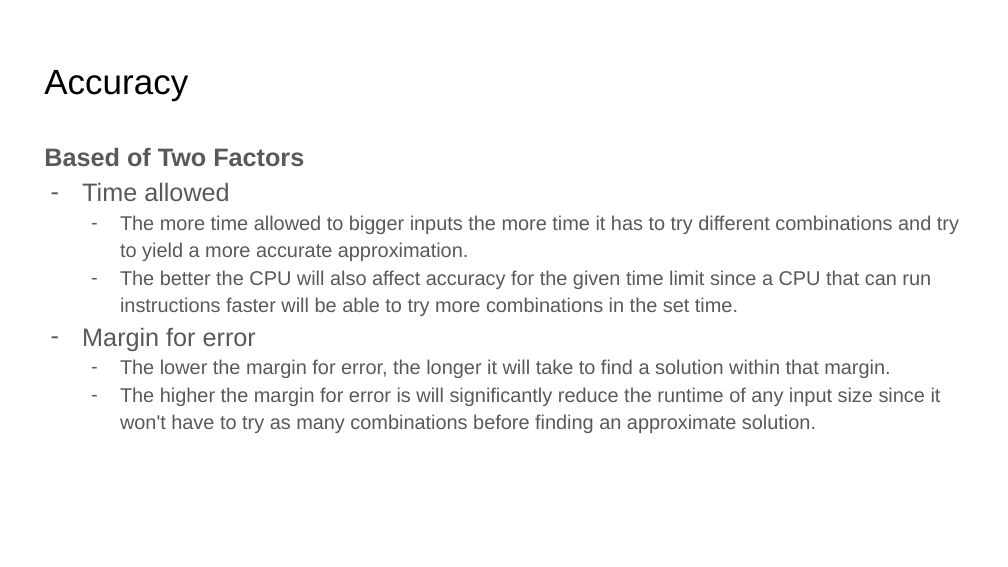
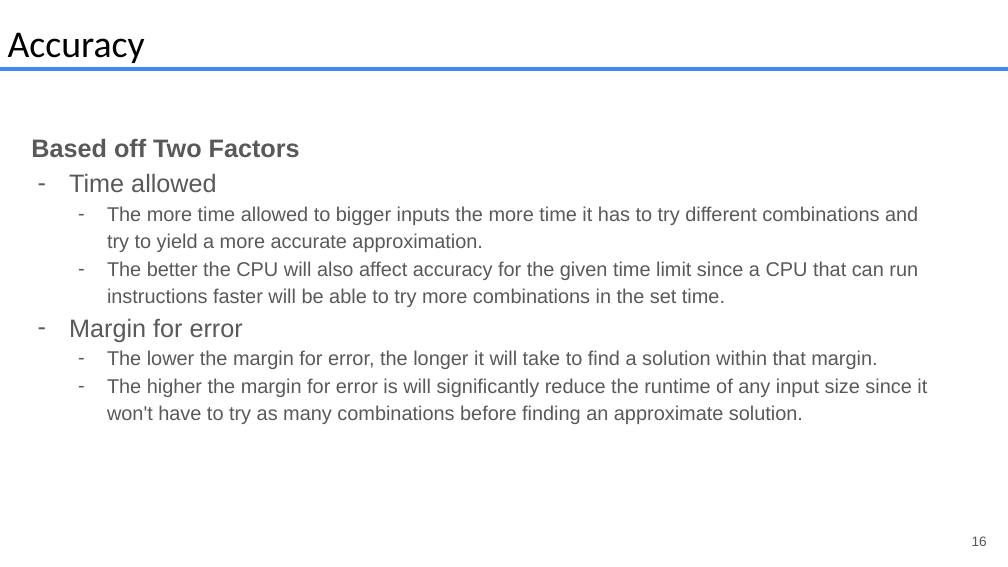
Before and after one commit to JustinMatthewNewman/cs412_FinalProject, a slide deck: slide 16 of presentations/cs412_Final.pptx (slide 17 before the commit). Drawn at 1008x567 pixels with LibreOffice and Linux fonts; fonts in the diff are those of the drawing. Boxes give left, top, right and bottom in pixels: in the first picture for what was removed or moved away, otherwise in the second. Text is boxed around its words. In the diff, an @@ line names an element or a change of style, - is before the commit and + after.

```diff
--- a/presentations/cs412_Final.pptx
+++ b/presentations/cs412_Final.pptx
@@ text "Accuracy": place and size @@
-text "Accuracy" at box(44, 70, 188, 100)
+text "Accuracy" at box(8, 32, 145, 63)
@@ text "Accuracy" at box(8, 32, 145, 63): size 33.3 to 36 pt, font Arial to Calibri; line spacing 1 to 0.9; vertical alignment top to bottom @@
@@ line added from (0, 70) to (1008, 70), #4285F4 3.75 pt @@
@@ text "Based off Two Factors": place and size @@
-text "Based off Two Factors" at box(44, 147, 959, 433)
+text "Based off Two Factors" at box(31, 138, 927, 424)
@@ text at box(31, 138, 300, 157): text changed @@
-Based of Two Factors
+Based off Two Factors
@@ page number added at box(972, 536, 987, 546), 13 pt, text #595959 @@
+16
```
Also in this commit, not shown: 7 other slides changed, 2 slides added, 3 slides removed.
